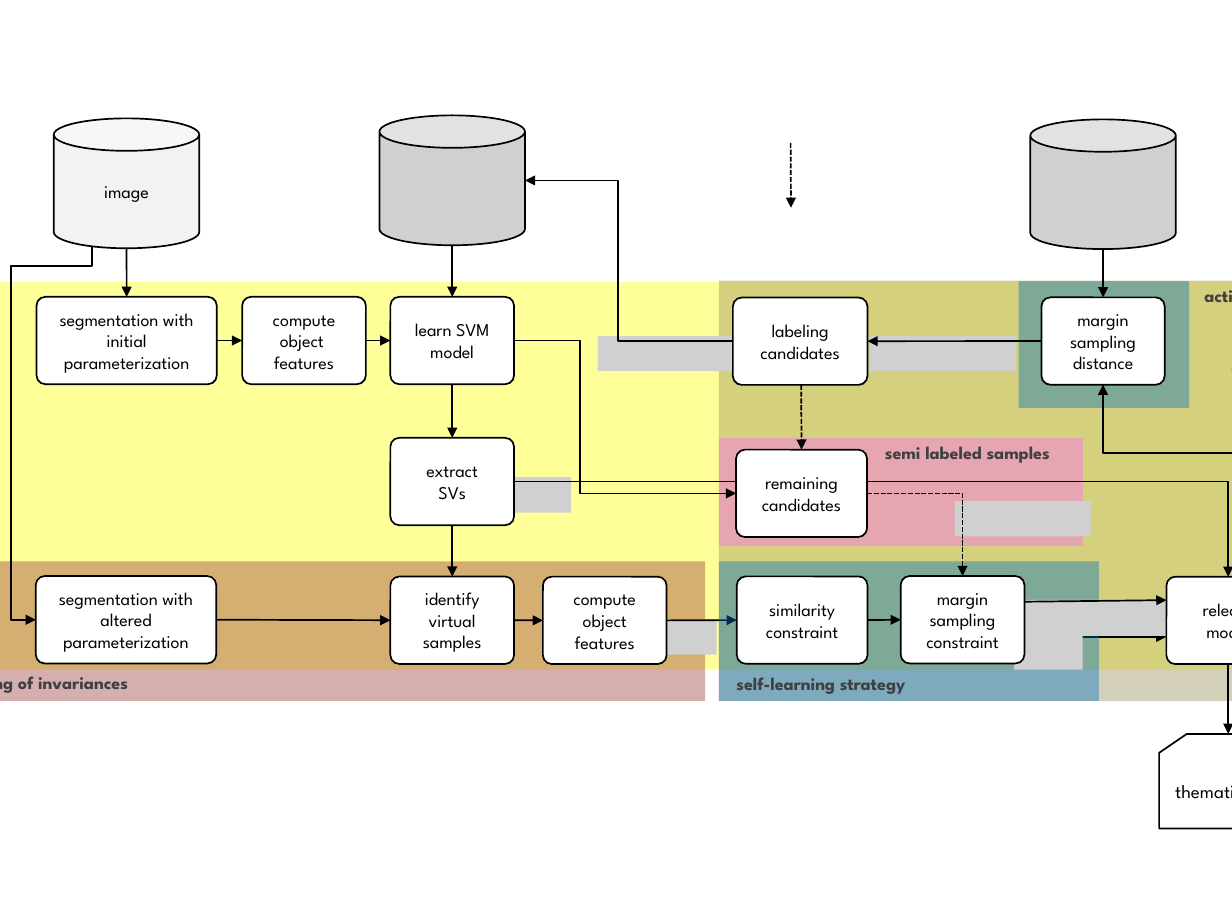
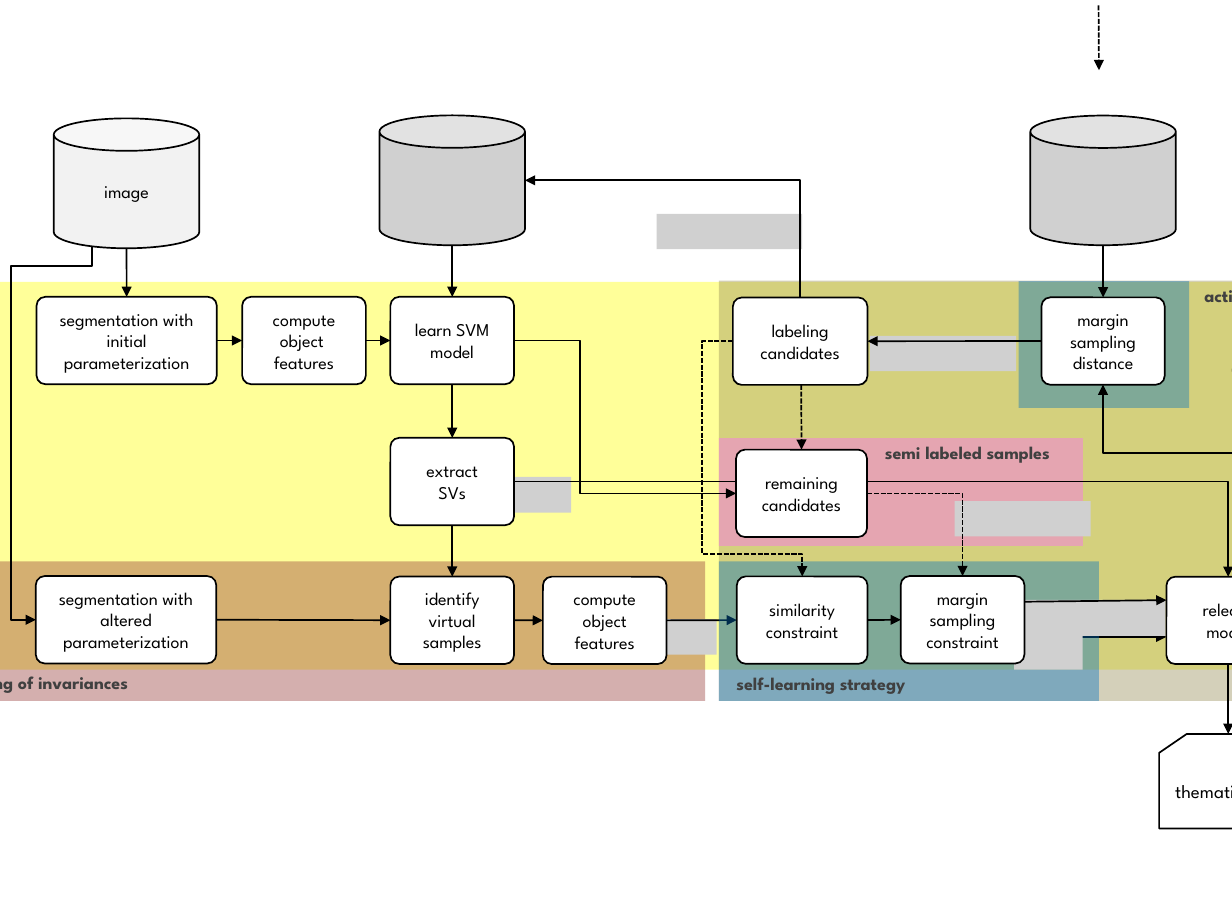
Before and after one commit to carls31/active-learning-virtual-SVM, a slide deck: slide 10 of images/flowchart/block_scheme.pptx (slide 11 before the commit). Drawn at 1232x924 pixels with LibreOffice and Linux fonts; fonts in the diff are those of the drawing; grey boxes stand for pictures. Boxes give left, top, right and bottom in pixels: in the first picture for what was removed or moved away, otherwise in the second. Text is boxed around its words. In the diff, an @@ line names an element or a change of style, - is before the commit and + after.

```diff
--- a/images/flowchart/block_scheme.pptx
+++ b/images/flowchart/block_scheme.pptx
@@ arrow moved from (791, 143) - (791, 208) to (1099, 5) - (1099, 70) @@
@@ picture: place and size @@
-picture at (1030,120,1175,249)
+picture at (1030,116,1175,245)
@@ elbow arrow moved from (733, 341) - (525, 180) to (801, 297) - (525, 180) @@
@@ picture added at (657,214,802,250) @@
@@ arrow moved from (1103, 297) - (1103, 249) to (1103, 297) - (1103, 245) @@
@@ picture removed at (598,336,743,372) @@
@@ elbow arrow added from (733, 341) to (802, 577), #000000 1 pt dashed @@
```
Also in this commit, not shown: 1 other slide changed, 4 other files.
